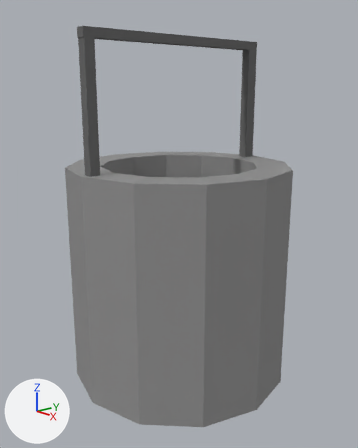
An edit to the Blender file 3d Models/Oil.blend, drawn before and after from the same camera.
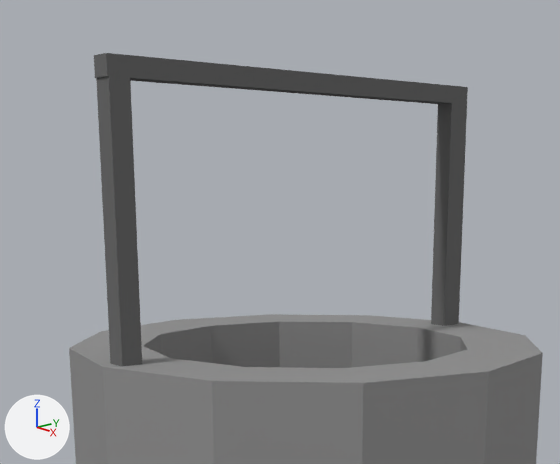
Each version is shown whole from a 50 mm camera at (2.06, -1.79, 3.34) aimed at (0.01, -0.01, 2.62), then close up on the part from 9% to 84% of the width and 0% to 50% of the height. Arrows for +X, +Y and +Z are at lower left; the lights stay in place.
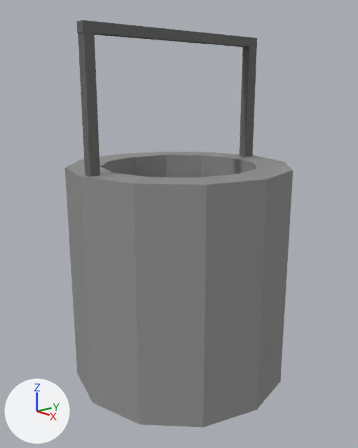
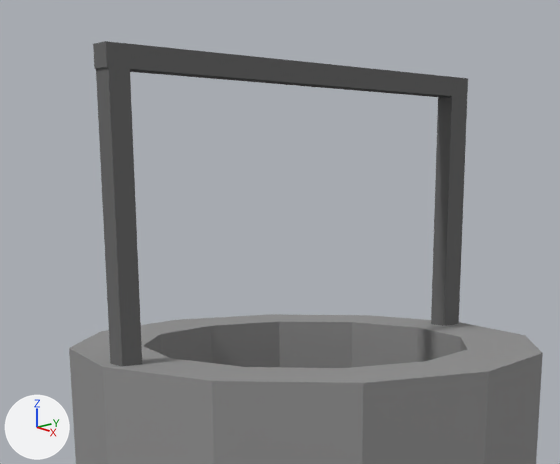
Boxes (x1, y1, x2, y2) around the edits, measured in the close-ups (560 x 464 px):
'Cube', rescaled: before (94, 53, 468, 367); after (93, 41, 468, 367)

What changed in the scene script:
```text
Change ob_cube:
    ob_cube.scale: (-0.0286, 0.0292, 0.405) -> (-0.0286, 0.0292, 0.446)
```
